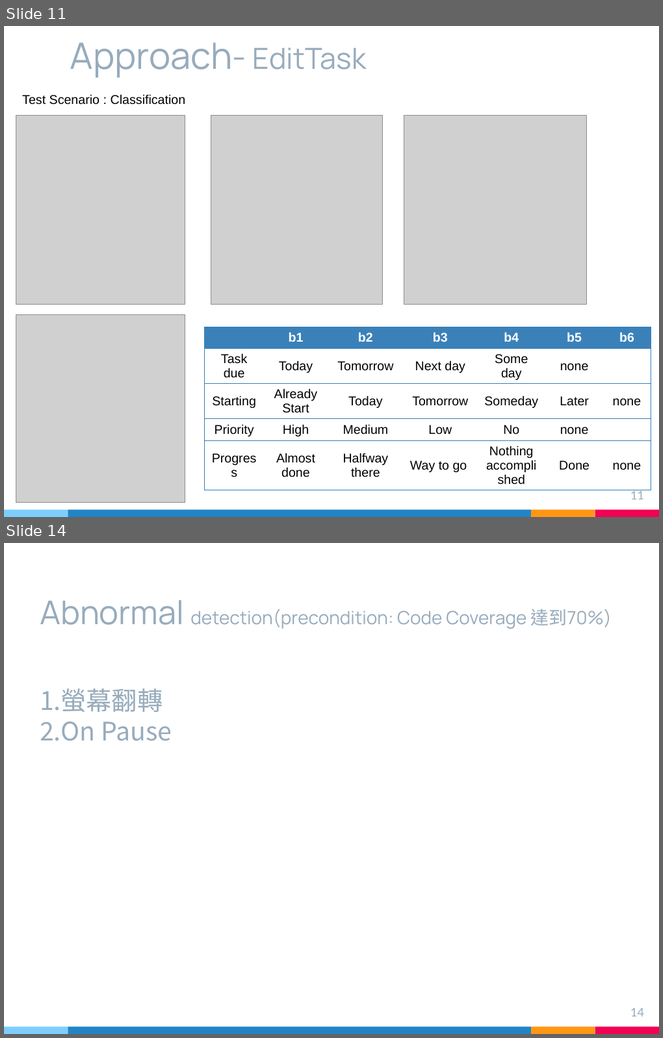
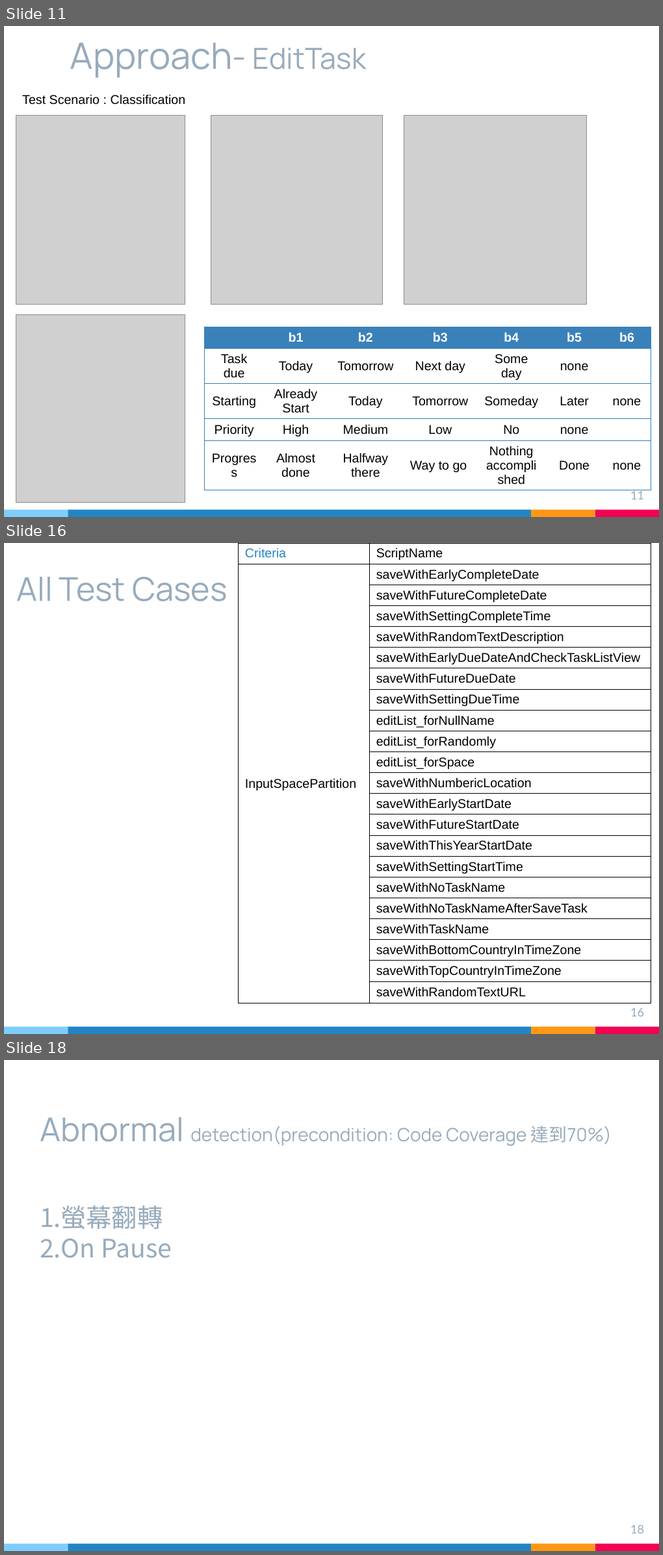
Before and after one commit to likesm0887/STV-Project, a slide deck: Document/軟體測試期末簡報.pptx. Shown one above the other, each under a label of ours: slides 11 and 14 before the commit, slides 11, 16 and 18 after it; the slides between them are not shown. The pictures are 663x1038 and 663x1555 pixels, drawn with LibreOffice and Linux fonts; fonts in the diff are those of the drawing; grey boxes stand for pictures. Boxes give left, top, right and bottom in pixels: in the first picture for what was removed or moved away, otherwise in the second. Text is boxed around its words. In the diff, an @@ line names an element or a change of style, - is before the commit and + after.

```diff
--- a/Document/軟體測試期末簡報.pptx
+++ b/Document/軟體測試期末簡報.pptx
@@ slide 16 added at [4, 543, 659, 1034], background #FFFFFF; not listed: 4 template elements that a slide beside it also shows @@
@@ table added at [239, 543, 651, 1023], 22 rows, 2 columns @@
+Criteria | ScriptName
+InputSpacePartition | saveWithEarlyCompleteDate
+ | saveWithFutureCompleteDate
+ | saveWithSettingCompleteTime
+ | saveWithRandomTextDescription
+ | saveWithEarlyDueDateAndCheckTaskListView
+ | saveWithFutureDueDate
+ | saveWithSettingDueTime
+ | editList_forNullName
+ | editList_forRandomly
+ | editList_forSpace
+ | saveWithNumbericLocation
+ | saveWithEarlyStartDate
+ | saveWithFutureStartDate
+ | saveWithThisYearStartDate
+ | saveWithSettingStartTime
+ | saveWithNoTaskName
+ | saveWithNoTaskNameAfterSaveTask
+ | saveWithTaskName
+ | saveWithBottomCountryInTimeZone
+ | saveWithTopCountryInTimeZone
+ | saveWithRandomTextURL
@@ title added at [16, 577, 227, 601], 36 pt, text #97ABBC @@
+All Test Cases
@@ page number added at [631, 1008, 644, 1017], 13 pt, text #97ABBC @@
+16
@@ what was slide 14 is now slide 18 @@
@@ page number at [631, 1525, 644, 1534]: text changed @@
-14
+18
```
Also in this commit, not shown: 3 slides changed, 3 other slides added, 2 other files.
